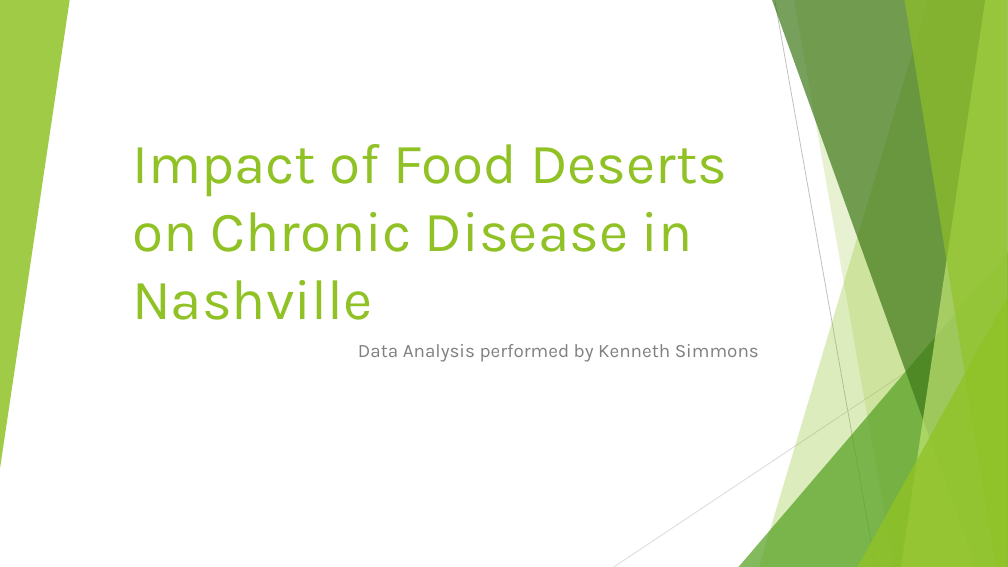
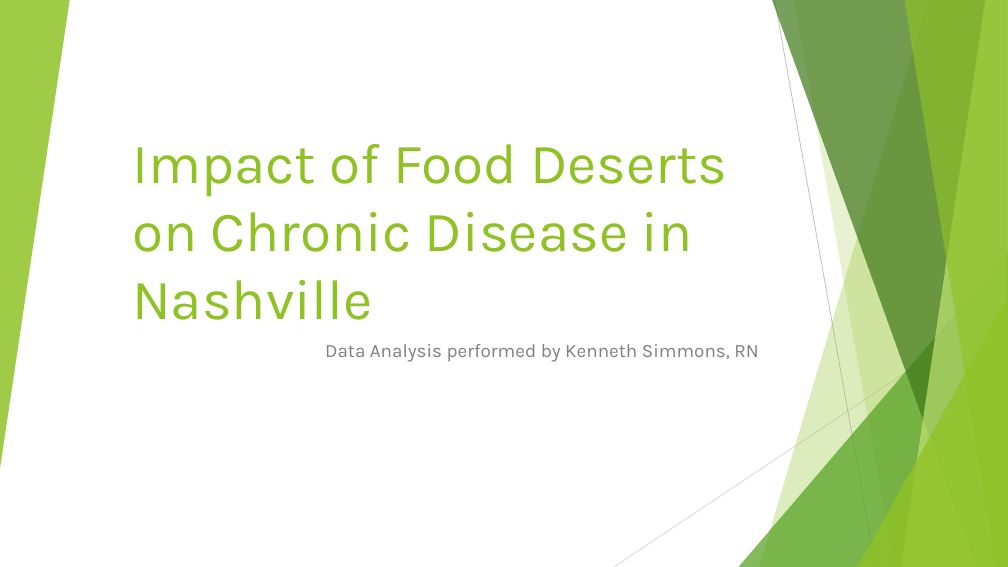
Before and after one commit to latestnight/capstone, a slide deck: slide 1 of food_desert_pp.pptx. Drawn at 1008x567 pixels with LibreOffice and Linux fonts; fonts in the diff are those of the drawing. Boxes give left, top, right and bottom in pixels: in the first picture for what was removed or moved away, otherwise in the second. Text is boxed around its words. In the diff, an @@ line names an element or a change of style, - is before the commit and + after.

```diff
--- a/food_desert_pp.pptx
+++ b/food_desert_pp.pptx
@@ subtitle at (x1=325, y1=344, x2=758, y2=362): text changed @@
-Data Analysis performed by Kenneth Simmons
+Data Analysis performed by Kenneth Simmons, RN
```
Also in this commit, not shown: 2 other slides changed, 14 slides added, 18 other files.
